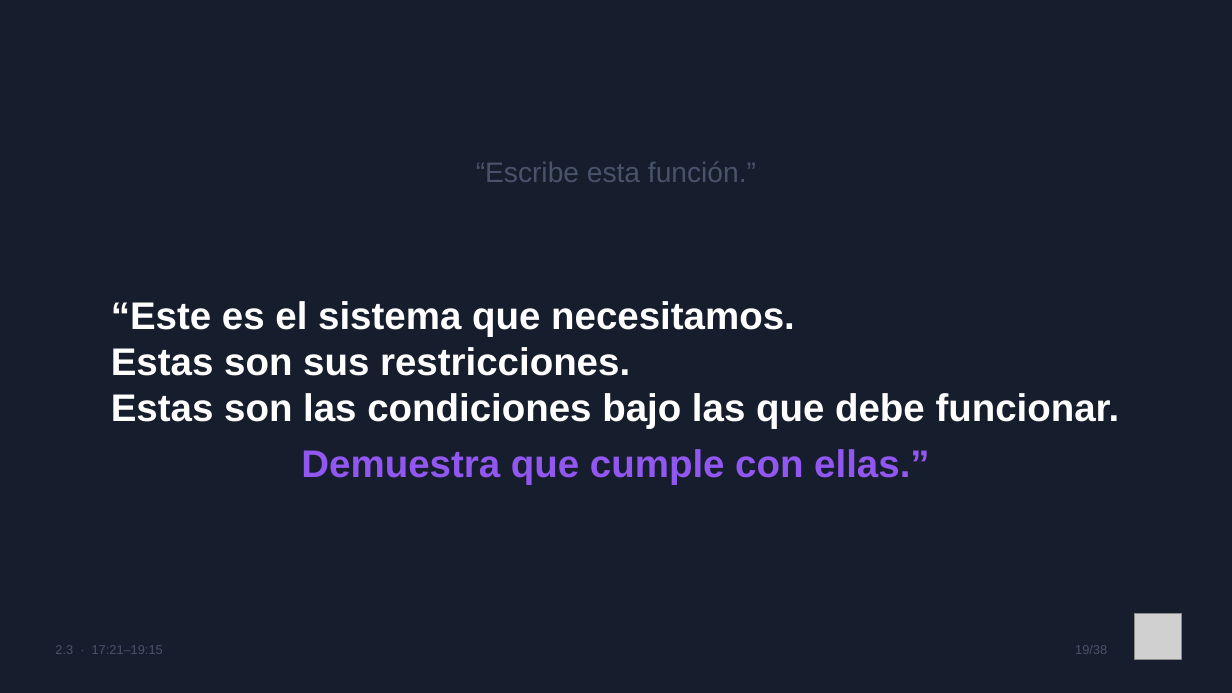
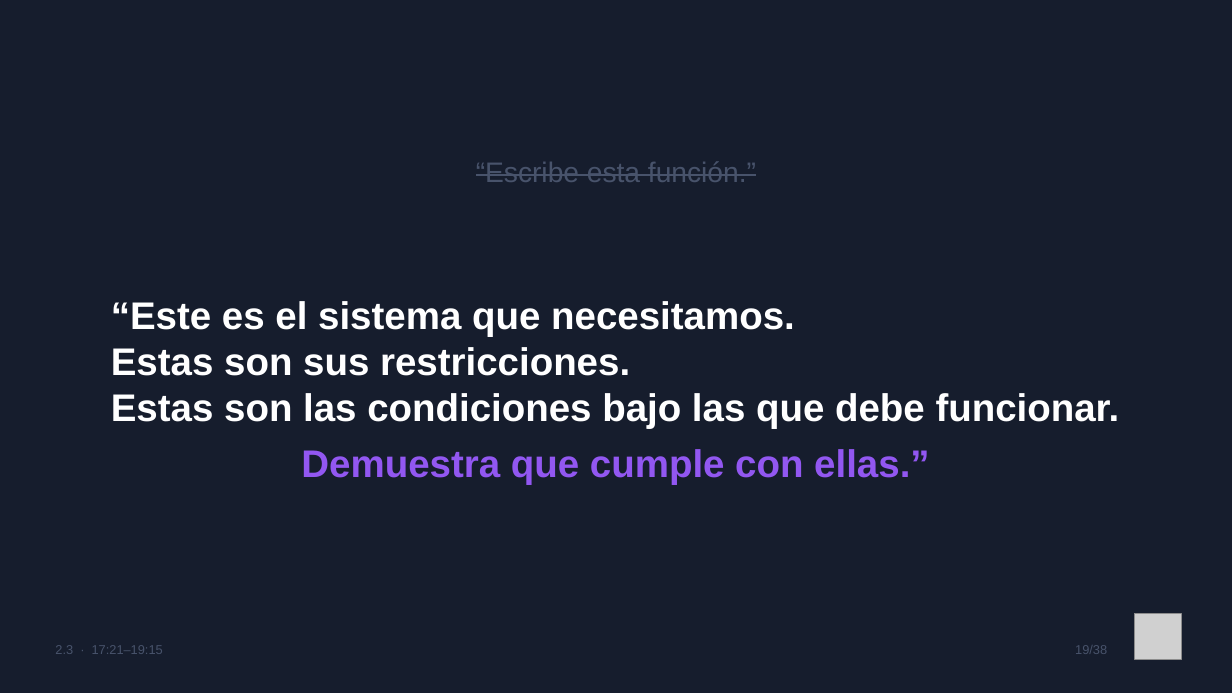
Before and after one commit to gldiazcardenas/charla-ia-aws-ug-cucuta, a slide deck: slide 19 of Slides_IA_AWS_UG_Cucuta.pptx. Drawn at 1232x693 pixels with LibreOffice and Linux fonts; fonts in the diff are those of the drawing; grey boxes stand for pictures. Boxes give left, top, right and bottom in pixels: in the first picture for what was removed or moved away, otherwise in the second. Text is boxed around its words. In the diff, an @@ line names an element or a change of style, - is before the commit and + after.

```diff
--- a/Slides_IA_AWS_UG_Cucuta.pptx
+++ b/Slides_IA_AWS_UG_Cucuta.pptx
@@ text "“Escribe esta función.”" at (x1=476, y1=161, x2=756, y2=182): strikethrough on @@
```
Also in this commit, not shown: 7 other slides changed.
